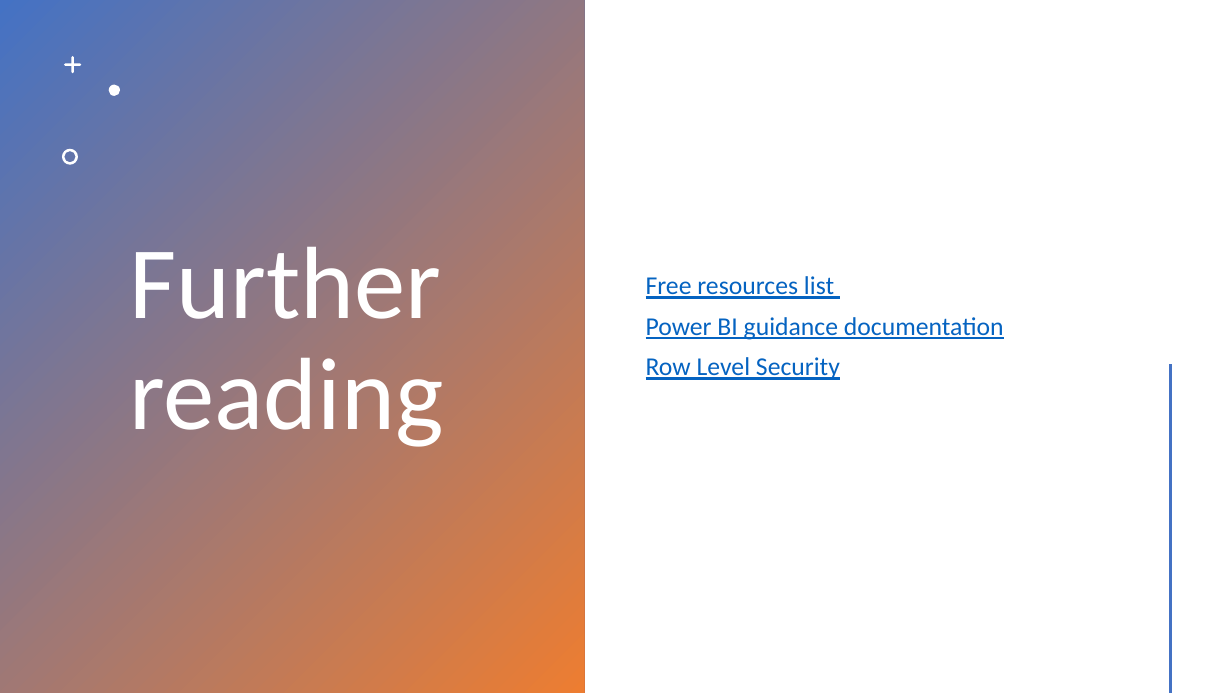
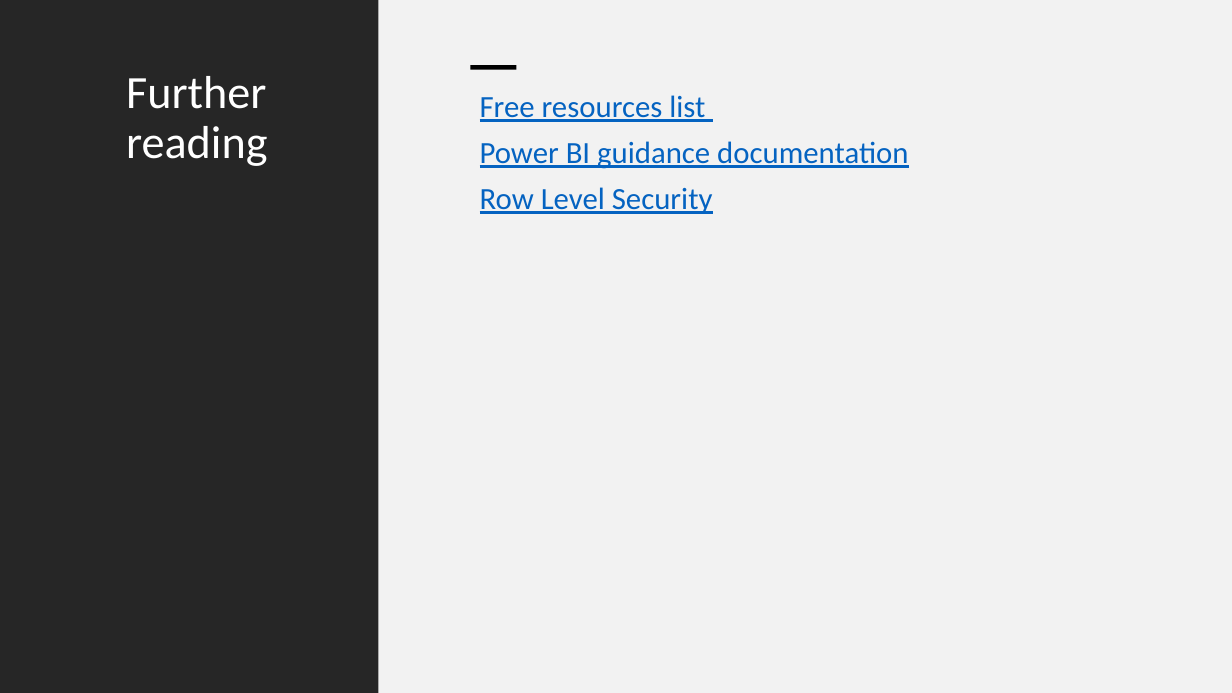
Before and after one commit to djouallah/projectcontrolpresentation, a slide deck: slide 8 of PowerBI as an integration tool in Project Controls.pptx. Drawn at 1232x693 pixels with LibreOffice and Linux fonts; fonts in the diff are those of the drawing. Boxes give left, top, right and bottom in pixels: in the first picture for what was removed or moved away, otherwise in the second. Text is boxed around its words. In the diff, an @@ line names an element or a change of style, - is before the commit and + after.

```diff
--- a/PowerBI as an integration tool in Project Controls.pptx
+++ b/PowerBI as an integration tool in Project Controls.pptx
@@ rectangle: place and size @@
-rectangle at (0, 0, 584, 693)
+rectangle at (0, 0, 379, 693)
@@ rectangle at (0, 0, 379, 693): fill gradient #4472C4 to #ED7D31 to #262626 @@
@@ rectangle added at (378, 0, 1232, 693), fill #F2F2F2 @@
@@ freeform shape removed at (64, 56, 81, 74) @@
@@ freeform shape removed at (109, 85, 120, 96) @@
@@ title "Further reading": place and size @@
-title "Further reading" at (129, 247, 443, 447)
+title "Further reading" at (126, 76, 267, 166)
@@ title "Further reading" at (126, 76, 267, 166): size 80 to 36 pt; vertical alignment middle to top @@
@@ text "Free resources list": place and size @@
-text "Free resources list" at (646, 276, 1004, 380)
+text "Free resources list" at (480, 95, 908, 214)
@@ text "Free resources list" at (480, 95, 908, 214): size 20 to 24 pt; vertical alignment middle to top @@
@@ rectangle added at (470, 65, 517, 69), fill #000000 @@
@@ freeform shape removed at (62, 149, 78, 165) @@
@@ line removed from (1171, 365) to (1171, 692) @@
```
Also in this commit, not shown: 4 other slides changed.
